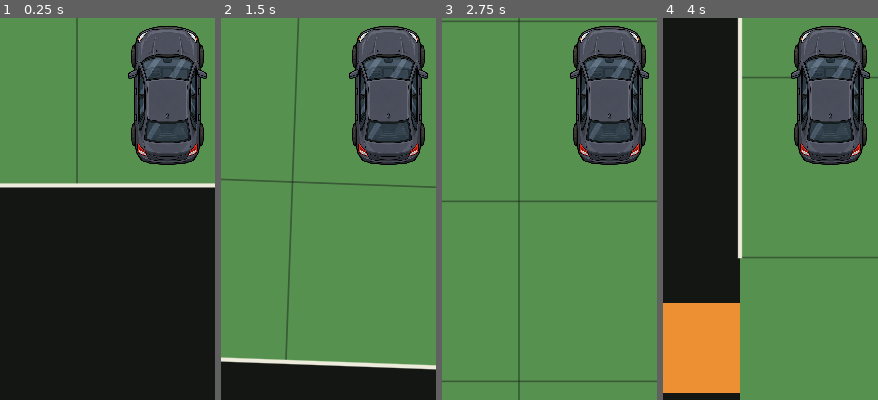
Above: before the commit, frames 1-4 (left to right).
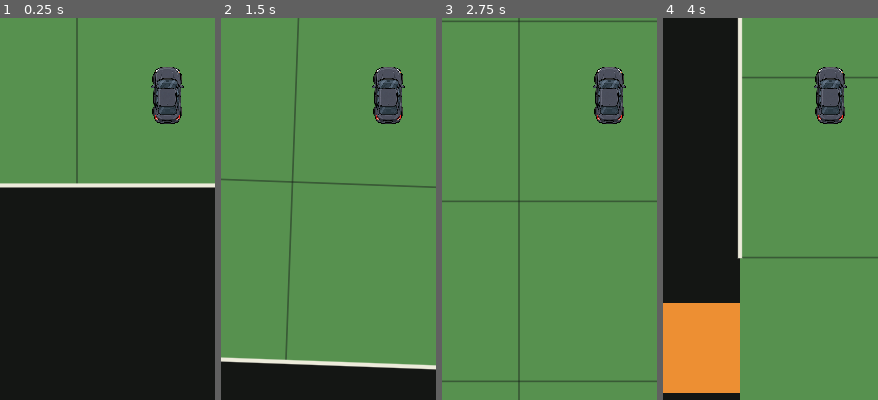
Above: after the commit, the same moments.

Repository: patrickcallahancomedy/comedian
Game: Godot game, scene res://scenes/drive/drive_module.tscn
Two runs of this game, one before a commit and one after it. Both use one fixed random seed, a clock stepped at 60 frames per second and the inputs below.
Inputs (mouse positions are % of the whole screen's width and height, from its top left):
- Up to frame 1 (0.25 s): no input
- Up to frame 2 (1.5 s): click "START" at 0.5 s; tap Enter (ui_accept) at 1.25 s; move the mouse to (72, 45) at 1.27 s; hold Right from 1.28 s (still down); tap Space at 1.35 s; click (72, 45) at 1.42 s
- Up to frame 3 (2.75 s): tap Enter (ui_accept) at 1.52 s; release Right at 2 s; drag from (30, 55) to (45, 70) at 2.02 s
- Up to frame 4 (4 s): move the mouse to (60, 28) at 2.77 s; hold Right 2.78-3.5 s; tap Space at 2.85 s; drag from (45, 70) to (20, 35) at 3.52 s
The pictures show only the part of the screen within x 11-61%, y 36-86%; the shares and areas given below are measured in that part.

The runs differ from the first frame. In frame 1, 10% of the frame differs, in the area x 59-97%, y 2-39%; in frame 2, 10%; in frame 3, 10%; in frame 4, 10%.

Commit message:
DRIVE GRID v0.1 set car to one-third block scale

Diff:
--- a/godot/scripts/drive/drive_grid_controller.gd
+++ b/godot/scripts/drive/drive_grid_controller.gd
@@ -14,7 +14,7 @@
 const STEP_SECONDS := 1.0
 const TURN_SECONDS := 0.22
 const WORLD_ZOOM := 4.5
-const CAR_REFERENCE_SCALE := 1.5
+const CAR_REFERENCE_SCALE := 0.62
 
 const NEIGHBORHOOD_COLOR := Color(0.34, 0.57, 0.31)
 const CONNECTOR_COLOR := Color(0.93, 0.56, 0.20)
